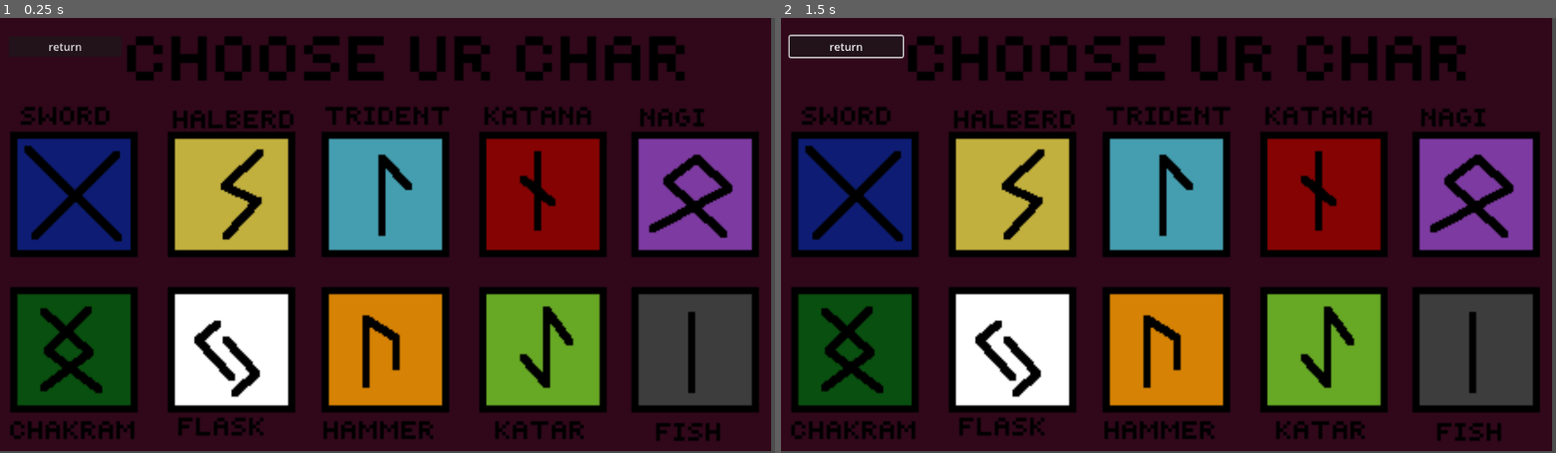
Above: before the commit, frames 1-2 (left to right).
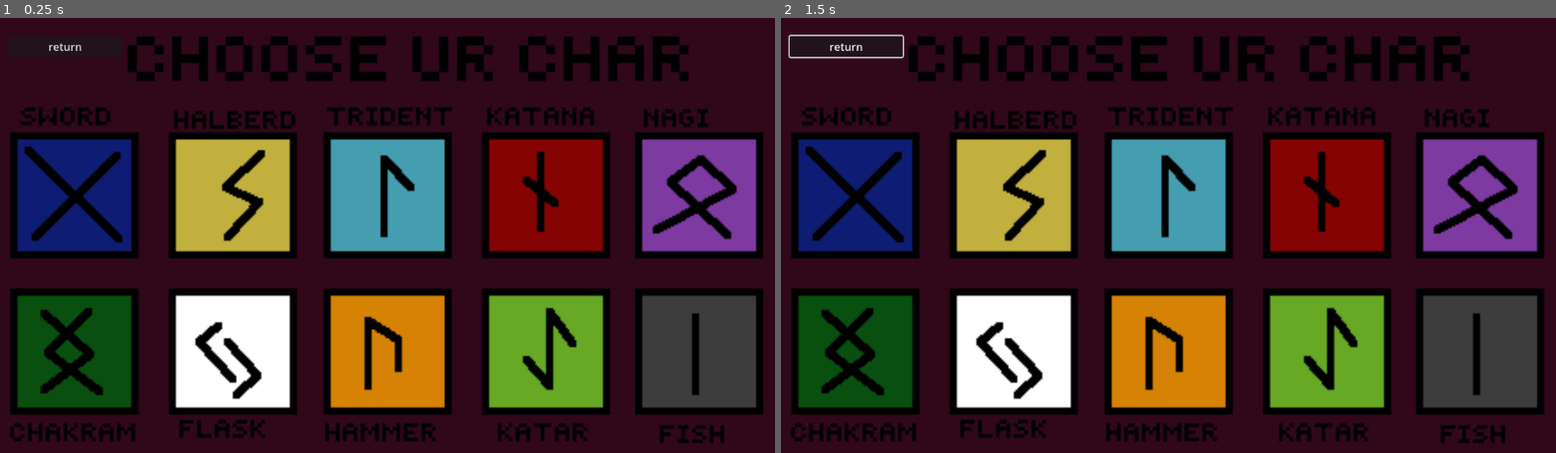
Above: after the commit, the same moments.

Repository: Iemonaide/fightinggame
Game: Godot game, scene res://scenes/characterselectscreen.tscn
The game is run twice, just before and just after one commit, with the same random seed, the same clock (stepped at 60 frames per second) and the same inputs. This scene is started directly instead of the project's main scene.
Inputs (mouse positions are in pixels of both pictures, inside the frame that each line leads up to):
- Up to frame 1 (0.25 s): no input
- Up to frame 2 (1.5 s): click "return" at 0.5 s; move the mouse to (1339, 213) at 1.27 s; hold D (right) from 1.28 s (still down); hold W (up) from 1.28 s (still down)

The runs differ from the first frame. In frame 1, 13% of the frame differs, in the area x 0-100%, y 0-100%; in frame 2, 13%.

Commit message:
uhhh something probably

Diff:
--- a/fightinggame/scenes/characterselectscreen.tscn
+++ b/fightinggame/scenes/characterselectscreen.tscn
@@ -1,6 +1,7 @@
-[gd_scene load_steps=2 format=3 uid="uid://osyvf1sdw2sq"]
+[gd_scene load_steps=3 format=3 uid="uid://dwi2h24jeg448"]
 
 [ext_resource type="Texture2D" uid="uid://cujksq7b3ux3x" path="res://assets/charselect.png" id="1_ko3nd"]
+[ext_resource type="Script" uid="uid://bpar2hc0eoim6" path="res://scripts/characterselectscreen.gd" id="1_s1q5t"]
 
 [node name="Characterselectscreen" type="Control"]
 layout_mode = 3
@@ -9,10 +10,11 @@
 anchor_bottom = 1.0
 grow_horizontal = 2
 grow_vertical = 2
+script = ExtResource("1_s1q5t")
 
 [node name="Charselect" type="Sprite2D" parent="."]
-position = Vector2(573, 322)
-scale = Vector2(2.63073, 2.63008)
+position = Vector2(576.25, 323.75)
+scale = Vector2(2.64564, 2.64431)
 texture = ExtResource("1_ko3nd")
 
 [node name="returnBt" type="Button" parent="."]
--- a/fightinggame/scenes/charselectScreen.tscn
+++ /dev/null
@@ -1,159 +0,0 @@
-[gd_scene load_steps=2 format=3 uid="uid://dfxv8upatrw5a"]
-
-[ext_resource type="Texture2D" uid="uid://cujksq7b3ux3x" path="res://assets/charselect.png" id="1_nn2jv"]
-
-[node name="Charselectscreen" type="Control"]
-layout_mode = 3
-anchors_preset = 15
-anchor_right = 1.0
-anchor_bottom = 1.0
-grow_horizontal = 2
-grow_vertical = 2
-
-[node name="Charselect" type="Sprite2D" parent="."]
-position = Vector2(577.1, 323.1)
-scale = Vector2(2.64174, 2.63333)
-texture = ExtResource("1_nn2jv")
-
-[node name="returnBt" type="Button" parent="."]
-layout_mode = 1
-anchors_preset = -1
-anchor_left = 0.025
-anchor_top = 0.019
-anchor_right = 0.147
-anchor_bottom = 0.066
-offset_left = 0.199999
-offset_top = -0.312001
-offset_right = -0.343994
-offset_bottom = 0.231998
-text = "return"
-
-[node name="swordselect" type="Button" parent="."]
-visible = false
-layout_mode = 1
-anchors_preset = -1
-anchor_left = 0.015
-anchor_top = 0.261
-anchor_right = 0.181
-anchor_bottom = 0.552
-offset_left = -0.280001
-offset_top = -0.128006
-offset_right = 0.487991
-offset_bottom = 0.303955
-
-[node name="halberdselect" type="Button" parent="."]
-visible = false
-layout_mode = 1
-anchors_preset = -1
-anchor_left = 0.218
-anchor_top = 0.259
-anchor_right = 0.385
-anchor_bottom = 0.552
-offset_left = -0.136017
-offset_top = 0.167999
-offset_right = 0.47998
-offset_bottom = 0.303955
-
-[node name="tridentselect" type="Button" parent="."]
-visible = false
-layout_mode = 1
-anchors_preset = -1
-anchor_left = 0.418
-anchor_top = 0.259
-anchor_right = 0.584
-anchor_bottom = 0.552
-offset_left = 0.463989
-offset_top = 0.167999
-offset_right = 0.231934
-offset_bottom = 0.303955
-
-[node name="katanaselect" type="Button" parent="."]
-visible = false
-layout_mode = 1
-anchors_preset = -1
-anchor_left = 0.622
-anchor_top = 0.261
-anchor_right = 0.789
-anchor_bottom = 0.554
-offset_left = 0.455933
-offset_top = -0.128006
-offset_right = 0.0719604
-offset_bottom = 0.00799561
-
-[node name="nagiselect" type="Button" parent="."]
-visible = false
-layout_mode = 1
-anchors_preset = -1
-anchor_left = 0.819
-anchor_top = 0.261
-anchor_right = 0.989
-anchor_bottom = 0.554
-offset_left = -0.488098
-offset_top = -0.128006
-offset_right = -0.328003
-offset_bottom = 0.00799561
-
-[node name="chakramselect" type="Button" parent="."]
-visible = false
-layout_mode = 1
-anchors_preset = -1
-anchor_left = 0.013
-anchor_top = 0.614
-anchor_right = 0.181
-anchor_bottom = 0.912
-offset_left = 0.0240002
-offset_top = 0.127991
-offset_right = 0.487991
-offset_bottom = 0.0239868
-
-[node name="flaskselect" type="Button" parent="."]
-visible = false
-layout_mode = 1
-anchors_preset = -1
-anchor_left = 0.219
-anchor_top = 0.614
-anchor_right = 0.385
-anchor_bottom = 0.915
-offset_left = -0.28801
-offset_top = 0.127991
-offset_right = 0.47998
-offset_bottom = 0.0799561
-
-[node name="hammerselect" type="Button" parent="."]
-visible = false
-layout_mode = 1
-anchors_preset = -1
-anchor_left = 0.417
-anchor_top = 0.62
-anchor_right = 0.585
-anchor_bottom = 0.909
-offset_left = -0.384033
-offset_top = 0.23999
-offset_right = 0.0799561
-offset_bottom = -0.0320435
-
-[node name="katarselect" type="Button" parent="."]
-visible = false
-layout_mode = 1
-anchors_preset = -1
-anchor_left = 0.622
-anchor_top = 0.619
-anchor_right = 0.788
-anchor_bottom = 0.91
-offset_left = -0.544067
-offset_top = -0.112
-offset_right = 0.223938
-offset_bottom = 0.320007
-
-[node name="gauntselect" type="Button" parent="."]
-visible = false
-layout_mode = 1
-anchors_preset = -1
-anchor_left = 0.819
-anchor_top = 0.617
-anchor_right = 0.985
-anchor_bottom = 0.912
-offset_left = -0.488098
-offset_top = 0.18396
-offset_right = 0.279907
-offset_bottom = 0.0239868
--- a/fightinggame/scenes/startmenu.tscn
+++ b/fightinggame/scenes/startmenu.tscn
@@ -1,4 +1,6 @@
-[gd_scene format=3 uid="uid://bybpmtn1morfs"]
+[gd_scene load_steps=2 format=3 uid="uid://bybpmtn1morfs"]
+
+[ext_resource type="Script" uid="uid://drmpdw0kj7g6o" path="res://scripts/startmenu.gd" id="1_u4tt2"]
 
 [node name="Startmenu" type="Control"]
 layout_mode = 3
@@ -7,6 +9,7 @@
 anchor_bottom = 1.0
 grow_horizontal = 2
 grow_vertical = 2
+script = ExtResource("1_u4tt2")
 
 [node name="startbt" type="Button" parent="."]
 layout_mode = 1
@@ -19,6 +22,7 @@
 offset_top = 0.223984
 offset_right = 0.479919
 offset_bottom = -0.248001
+action_mode = 0
 text = "Start"
 
 [node name="charselectbt" type="Button" parent="."]
--- a/fightinggame/scenes/treeweer.tscn
+++ /dev/null
@@ -1,92 +0,0 @@
-[gd_scene load_steps=2 format=3 uid="uid://crl16t8epjfof"]
-
-[ext_resource type="Texture2D" uid="uid://cujksq7b3ux3x" path="res://assets/charselect.png" id="1_aadcl"]
-
-[node name="Treeweer" type="Control"]
-layout_mode = 3
-anchors_preset = 15
-anchor_right = 1.0
-anchor_bottom = 1.0
-grow_horizontal = 2
-grow_vertical = 2
-
-[node name="Charselect" type="Sprite2D" parent="."]
-position = Vector2(221, 124)
-texture = ExtResource("1_aadcl")
-
-[node name="returnBt" type="Button" parent="."]
-offset_left = 13.0
-offset_top = 8.0
-offset_right = 71.0
-offset_bottom = 39.0
-text = "return"
-
-[node name="swordselect" type="Button" parent="."]
-visible = false
-offset_left = 8.0
-offset_top = 66.0
-offset_right = 81.0
-offset_bottom = 138.0
-
-[node name="halberdselect" type="Button" parent="."]
-visible = false
-offset_left = 98.0
-offset_top = 66.0
-offset_right = 171.0
-offset_bottom = 137.0
-
-[node name="tridentselect" type="Button" parent="."]
-visible = false
-offset_left = 185.0
-offset_top = 65.0
-offset_right = 258.0
-offset_bottom = 137.0
-
-[node name="katanaselect" type="Button" parent="."]
-visible = false
-offset_left = 274.0
-offset_top = 66.0
-offset_right = 346.0
-offset_bottom = 138.0
-
-[node name="nagiselect" type="Button" parent="."]
-visible = false
-offset_left = 360.0
-offset_top = 66.0
-offset_right = 432.0
-offset_bottom = 137.0
-
-[node name="chakramselect" type="Button" parent="."]
-visible = false
-offset_left = 9.0
-offset_top = 153.0
-offset_right = 81.0
-offset_bottom = 226.0
-
-[node name="flaskselect" type="Button" parent="."]
-visible = false
-offset_left = 98.0
-offset_top = 153.0
-offset_right = 170.0
-offset_bottom = 225.0
-
-[node name="hammerselect" type="Button" parent="."]
-visible = false
-offset_left = 185.0
-offset_top = 153.0
-offset_right = 257.0
-offset_bottom = 225.0
-
-[node name="katarselect" type="Button" parent="."]
-visible = false
-offset_left = 274.0
-offset_top = 153.0
-offset_right = 346.0
-offset_bottom = 225.0
-
-[node name="gauntselect" type="Button" parent="."]
-visible = false
-offset_left = 359.0
-offset_top = 154.0
-offset_right = 433.0
-offset_bottom = 226.0
--- a/fightinggame/scripts/charselectscreen.gd
+++ b/fightinggame/scripts/characterselectscreen.gd
@@ -1,4 +1,4 @@
 extends Control
 
-func _on_returnBt_pressed() -> void:
+func _on_backtostartbt_pressed() -> void:
 	get_tree().change_scene_to_file("res://scenes/startmenu.tscn")
--- a/fightinggame/scripts/startmenu.gd
+++ b/fightinggame/scripts/startmenu.gd
@@ -1,14 +1,11 @@
 extends Control
-
-func _ready():
-	$VBoxContainer/startBt.grab_focus()
 
 func _on_startbt_pressed() -> void:
 	get_tree().change_scene_to_file("res://scenes/game.tscn")
 
 
 func _on_charselectbt_pressed() -> void:
-	pass
+	get_tree().change_scene_to_file("res://scenes/characterselectscreen.tscn")
 
 
 func _on_quitbt_pressed() -> void:
Not shown, added: fightinggame/scripts/characterselectscreen.gd.uid
Not shown, removed: fightinggame/scripts/charselectscreen.gd.uid
Not shown, changed: fightinggame/scripts/startmenu.gd.uid
